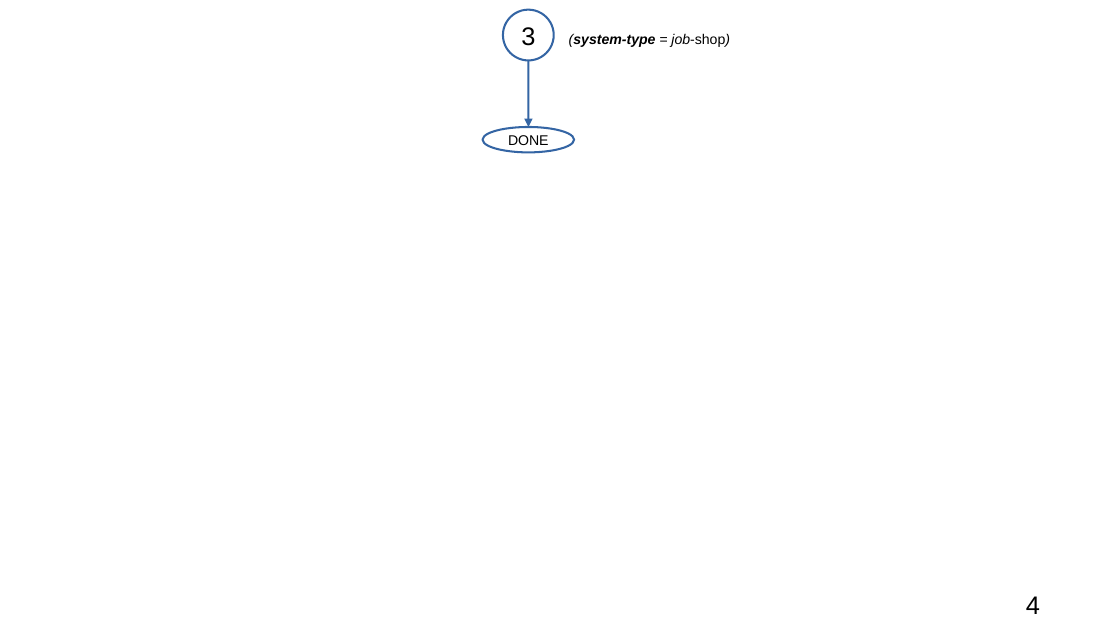
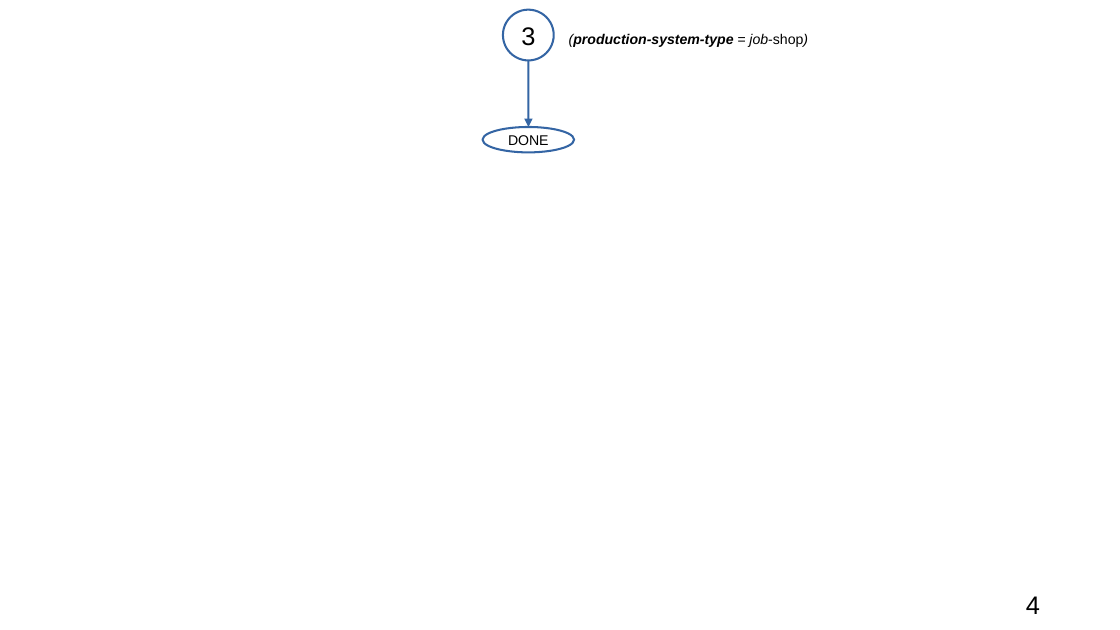
Before and after one commit to pdenno/schedulingTBD, a slide deck: slide 4 of data/instructions/interviewers/process-interview-flowchart.odp. Drawn at 1120x630 pixels with LibreOffice and Linux fonts; fonts in the diff are those of the drawing. Boxes give left, top, right and bottom in pixels: in the first picture for what was removed or moved away, otherwise in the second. Text is boxed around its words. In the diff, an @@ line names an element or a change of style, - is before the commit and + after.

```diff
--- a/data/instructions/interviewers/process-interview-flowchart.odp
+++ b/data/instructions/interviewers/process-interview-flowchart.odp
@@ text at (569, 33, 808, 47): text changed; bold on @@
-(system-type = job-shop)
+(production-system-type = job-shop)
```
Also in this commit, not shown: 3 other slides changed, 36 other files.
